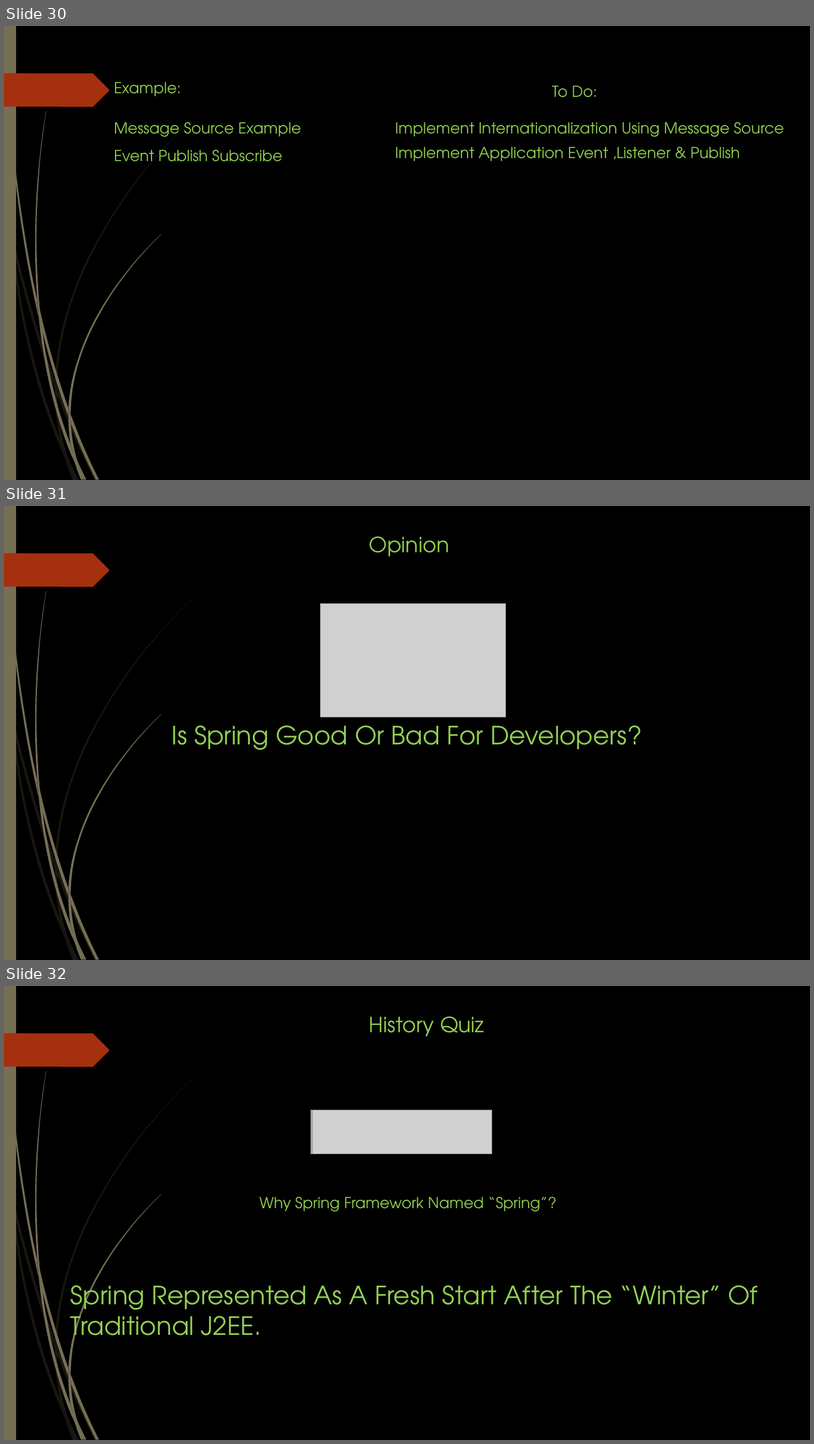
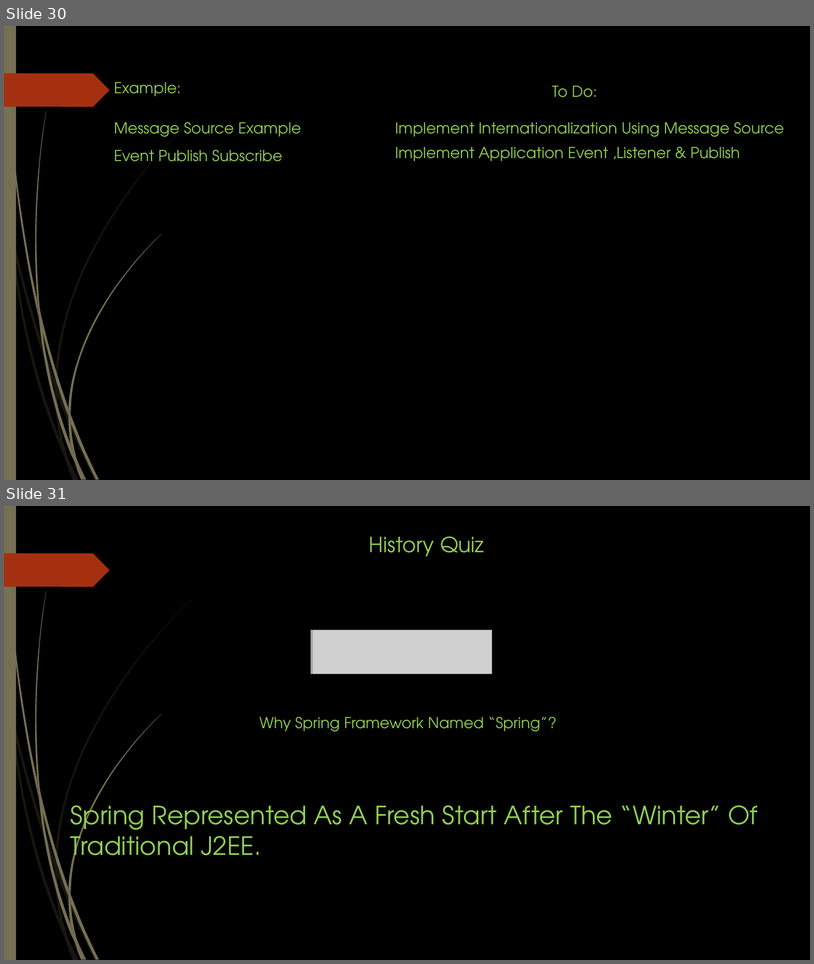
Before and after one commit to SageGandhi/Spring2017, a slide deck: KickStart/KickStart01/SpringBasics.pptx. Shown one above the other, each under a label of ours: slides 30, 31 and 32 before the commit, slides 30 and 31 after it. The pictures are 814x1444 and 814x964 pixels, drawn with LibreOffice and Linux fonts; fonts in the diff are those of the drawing; grey boxes stand for pictures. Boxes give left, top, right and bottom in pixels: in the first picture for what was removed or moved away, otherwise in the second. Text is boxed around its words. In the diff, an @@ line names an element or a change of style, - is before the commit and + after.

Commit message:
Updated Presentation

```diff
--- a/KickStart/KickStart01/SpringBasics.pptx
+++ b/KickStart/KickStart01/SpringBasics.pptx
@@ slide 31 removed at (4,506,810,960), background #000000; not listed: 24 template elements that a slide beside it also shows @@
@@ text removed at (369,536,450,556) @@
-Opinion
@@ picture removed at (320,603,506,717) @@
@@ text removed at (172,725,642,750) @@
-Is Spring Good Or Bad For Developers?
@@ what was slide 32 is now slide 31 @@
```
